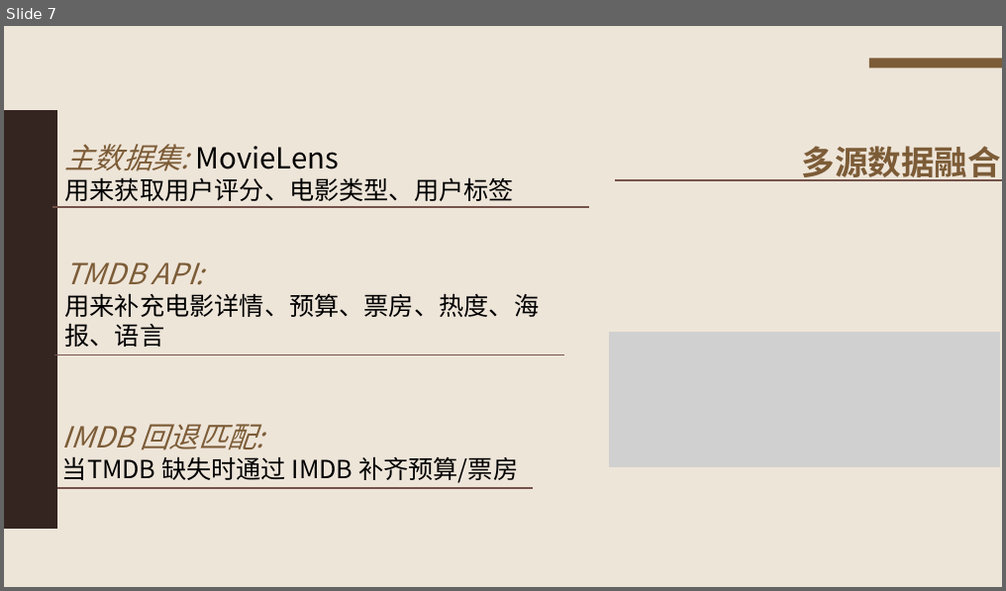
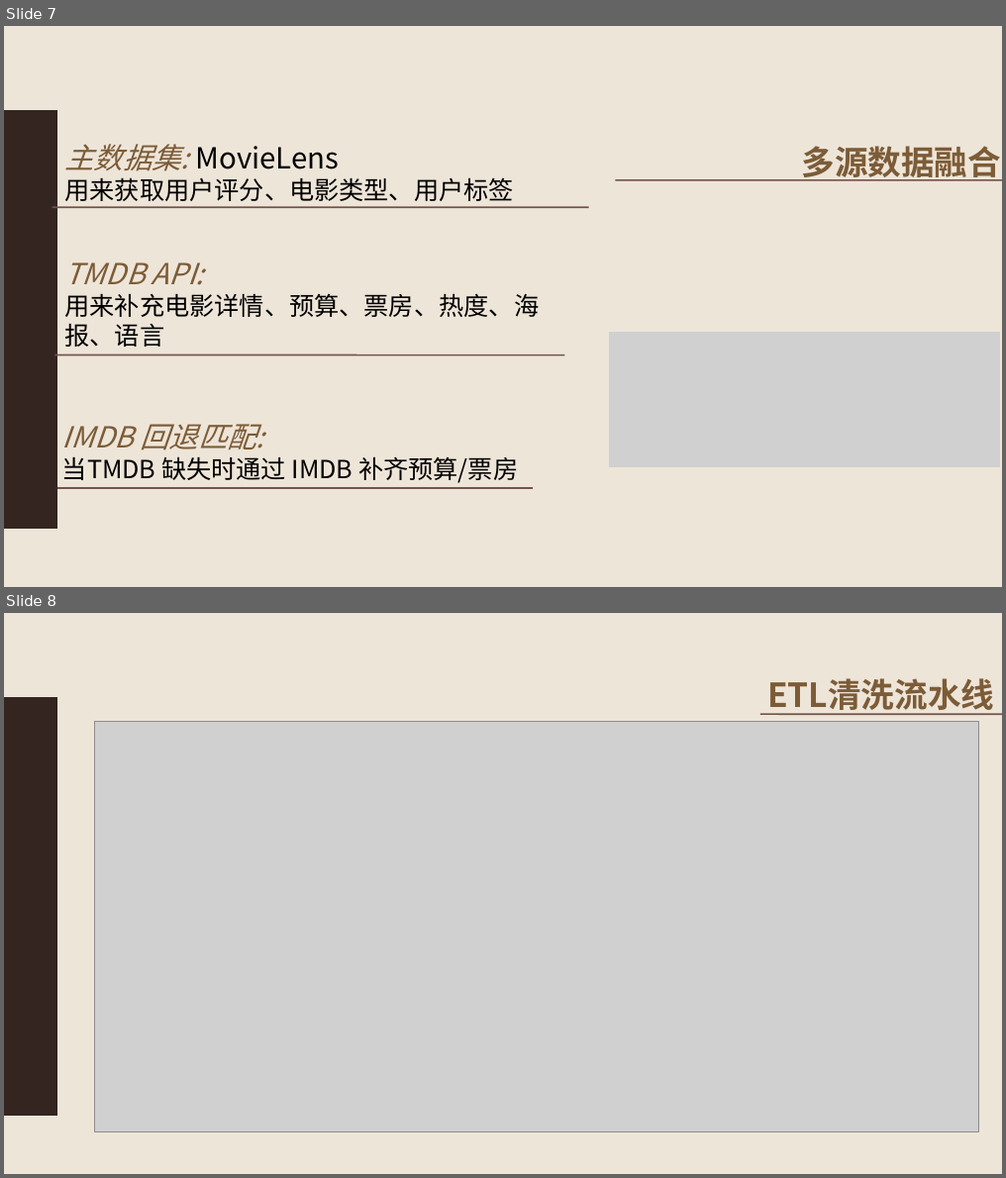
Before and after one commit to WingWR/CineScope, a slide deck: docs/CineScope.pptx. Shown one above the other, each under a label of ours: slide 7 before the commit, slides 7 and 8 after it. The pictures are 1006x591 and 1006x1178 pixels, drawn with LibreOffice and Linux fonts; fonts in the diff are those of the drawing; grey boxes stand for pictures. Boxes give left, top, right and bottom in pixels: in the first picture for what was removed or moved away, otherwise in the second. Text is boxed around its words. In the diff, an @@ line names an element or a change of style, - is before the commit and + after.

```diff
--- a/docs/CineScope.pptx
+++ b/docs/CineScope.pptx
@@ slide 8 added at bbox=[4, 613, 1002, 1174], background #EEE5D9 @@
@@ freeform shape added at bbox=[4, 697, 57, 1116], fill #342521 @@
@@ text added at bbox=[767, 678, 994, 715], 32 pt, text #7C5C37, bold @@
+ETL清洗流水线
@@ picture added at bbox=[94, 722, 979, 1132] @@
@@ line added from (761, 714) to (1002, 714), #75534A 1.5 pt @@
@@ slide 7 changed as well @@
@@ rectangle removed at bbox=[869, 59, 1002, 68] @@
```
Also in this commit, not shown: 10 other slides changed, 6 other slides added, 7 slides removed, 2 other files.
